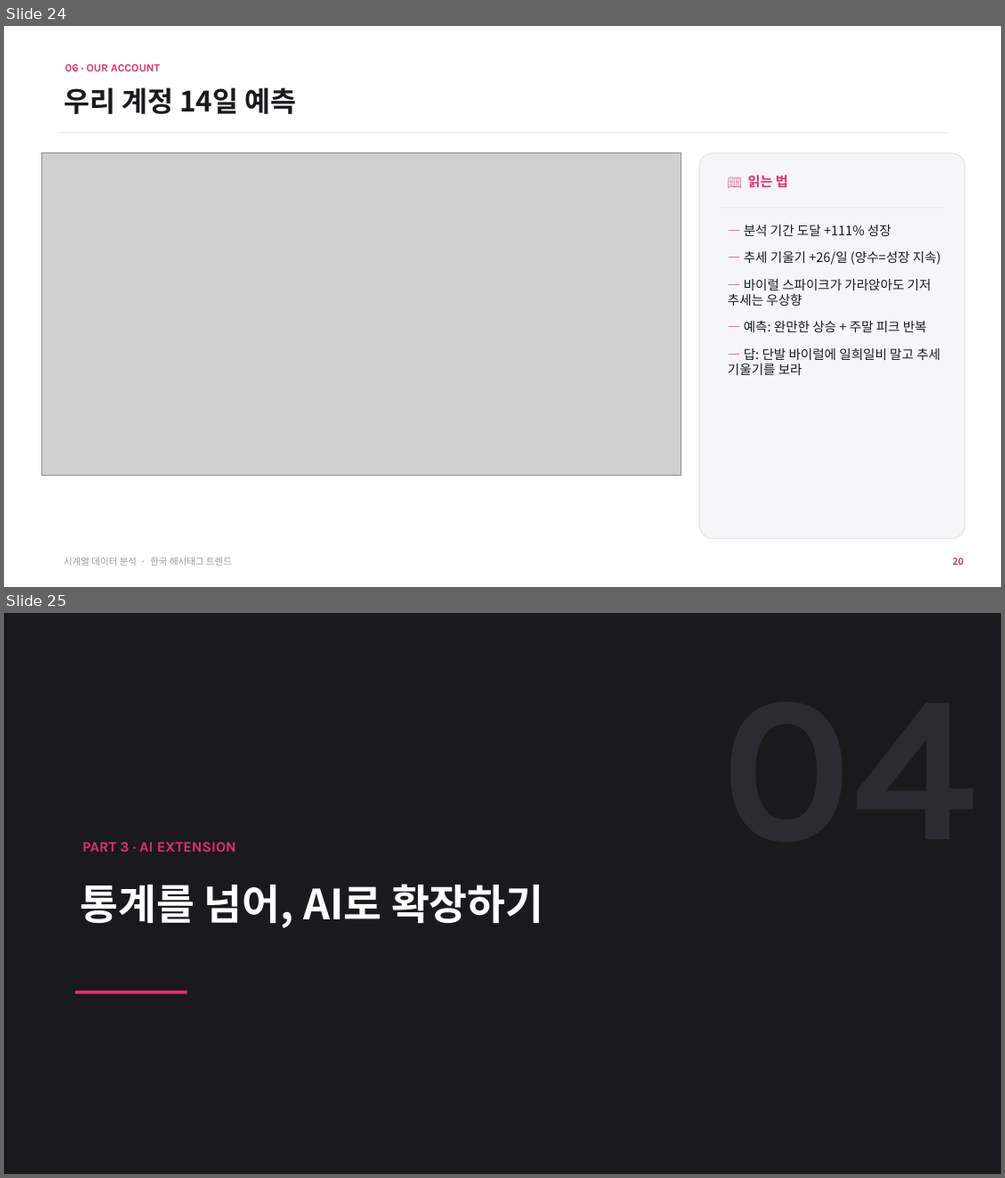
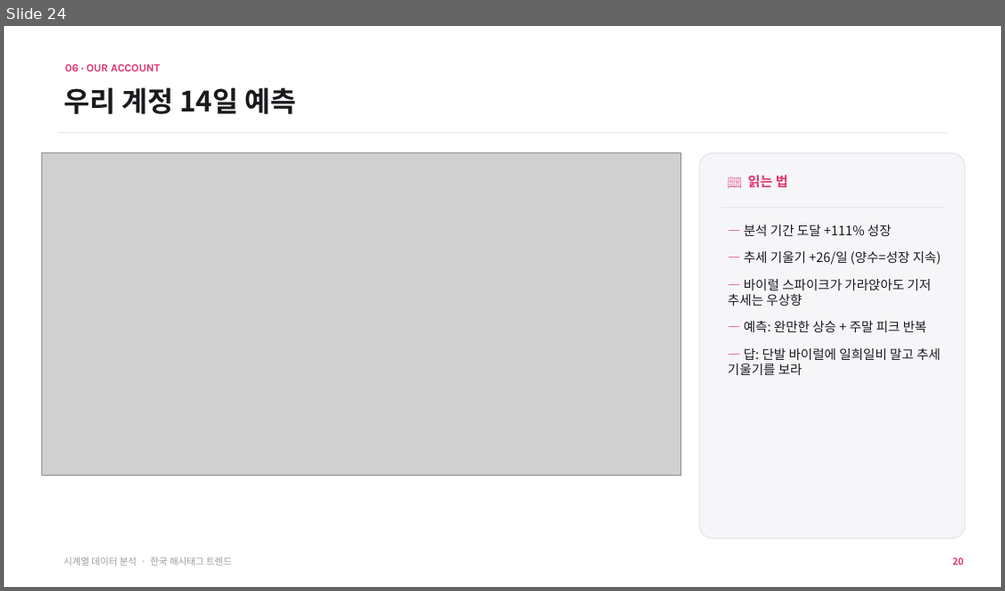
Before and after one commit to iluv4/insta_trend, a slide deck: presentation/insta_trend_timeseries.pptx. Shown one above the other, each under a label of ours: slides 24 and 25 before the commit, slide 24 after it. The pictures are 1005x1178 and 1005x591 pixels, drawn with LibreOffice and Linux fonts; fonts in the diff are those of the drawing; grey boxes stand for pictures. Boxes give left, top, right and bottom in pixels: in the first picture for what was removed or moved away, otherwise in the second. Text is boxed around its words. In the diff, an @@ line names an element or a change of style, - is before the commit and + after.

```diff
--- a/presentation/insta_trend_timeseries.pptx
+++ b/presentation/insta_trend_timeseries.pptx
@@ slide 25 removed at box(4, 613, 1001, 1174), background #FFFFFF @@
@@ rectangle removed at box(4, 613, 1001, 1174) @@
@@ text removed at box(82, 842, 236, 852) @@
-PART 3 · AI EXTENSION
@@ text removed at box(81, 884, 544, 928) @@
-통계를 넘어, AI로 확장하기
@@ rectangle removed at box(75, 990, 187, 994) @@
```
Also in this commit, not shown: 7 slides changed, 2 slides added, 2 other slides removed, 2 other files.
